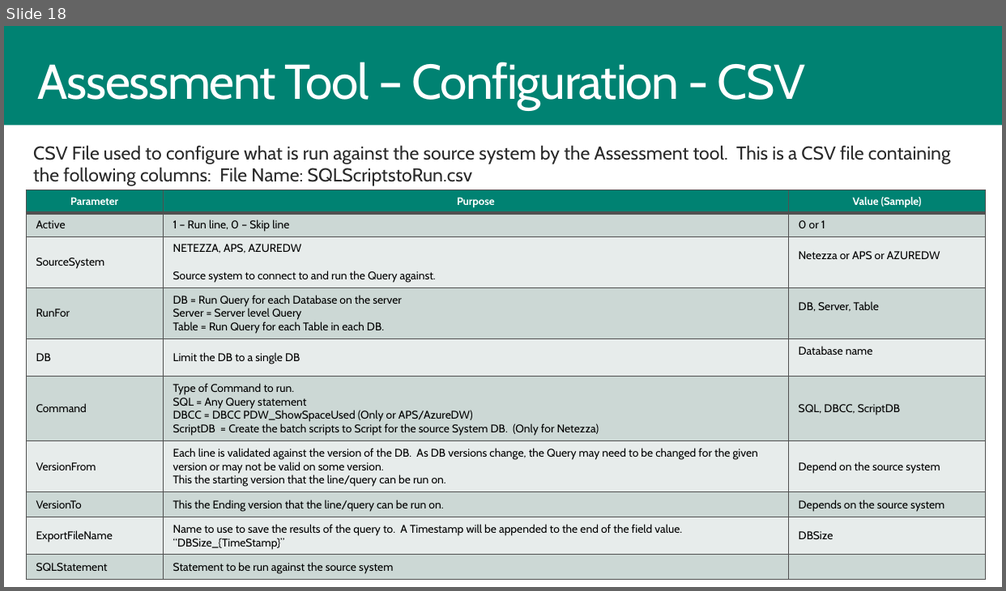
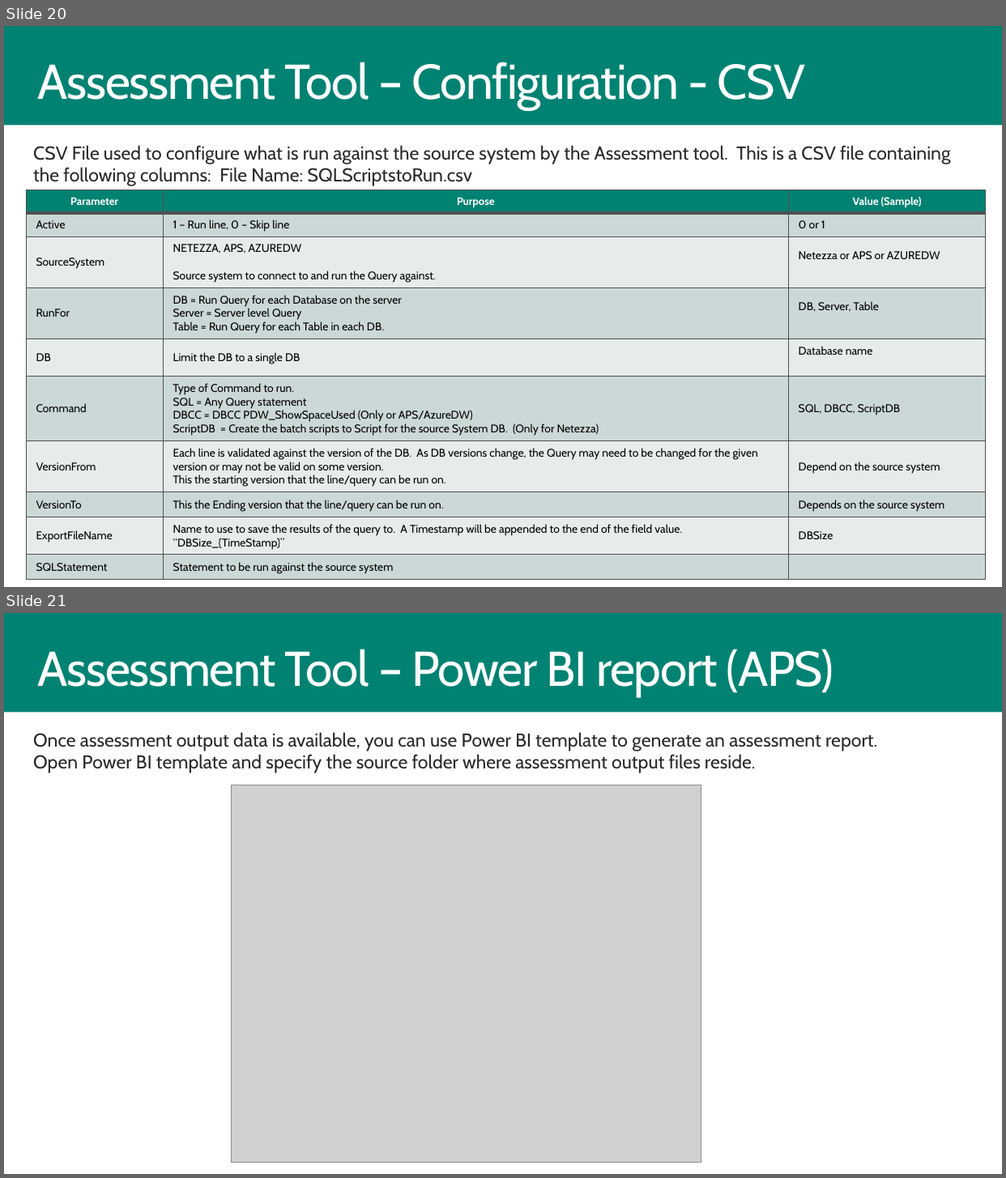
Before and after one commit to microsoft/AzureSynapseScriptsAndAccelerators, a slide deck: Assessment/AssessmentTool.pptx. Shown one above the other, each under a label of ours: slide 18 before the commit, slides 20 and 21 after it. The pictures are 1006x591 and 1006x1178 pixels, drawn with LibreOffice and Linux fonts; fonts in the diff are those of the drawing; grey boxes stand for pictures; background and template pictures are left out. Boxes give left, top, right and bottom in pixels: in the first picture for what was removed or moved away, otherwise in the second. Text is boxed around its words. In the diff, an @@ line names an element or a change of style, - is before the commit and + after.

```diff
--- a/Assessment/AssessmentTool.pptx
+++ b/Assessment/AssessmentTool.pptx
@@ slide 21 added at [4,613,1002,1174], background #FFFFFF; not listed: 1 template element that a slide beside it also shows @@
@@ text added at [38,649,834,697], 48 pt, text #FFFFFF @@
+Assessment Tool – Power BI report (APS)
@@ text added at [33,732,877,773], 18.4 pt, text #292929 @@
+Once assessment output data is available, you can use Power BI template to generate an assessment report.
+Open Power BI template and specify the source folder where assessment output files reside.
@@ picture added at [232,785,701,1163] @@
@@ what was slide 18 is now slide 20 @@
```
Also in this commit, not shown: 2 slides changed, 3 other slides added, 36 other files.
